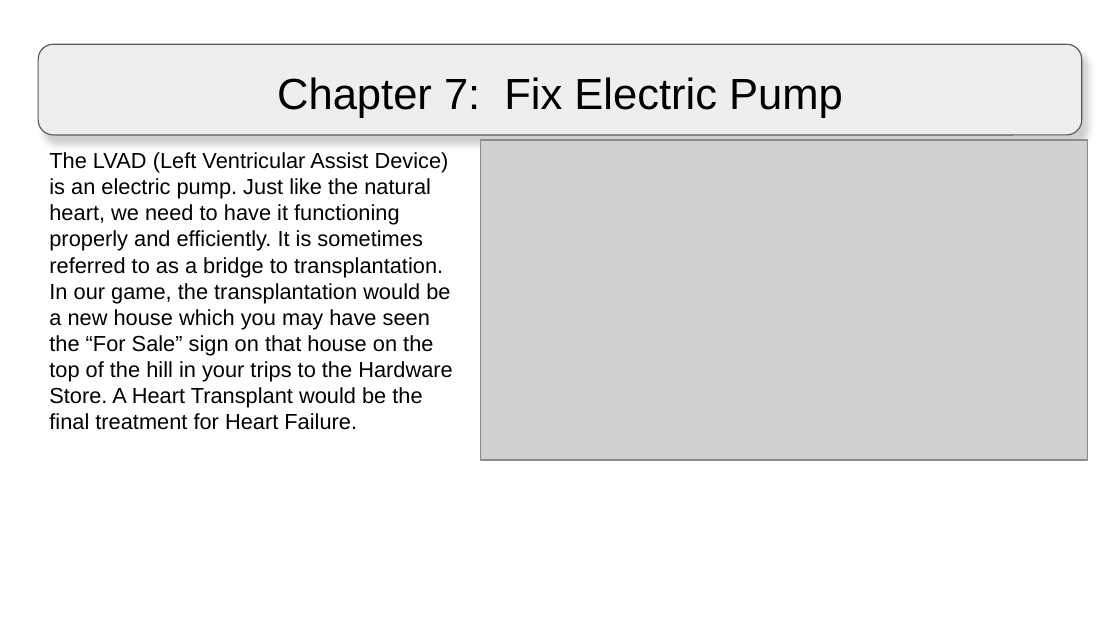
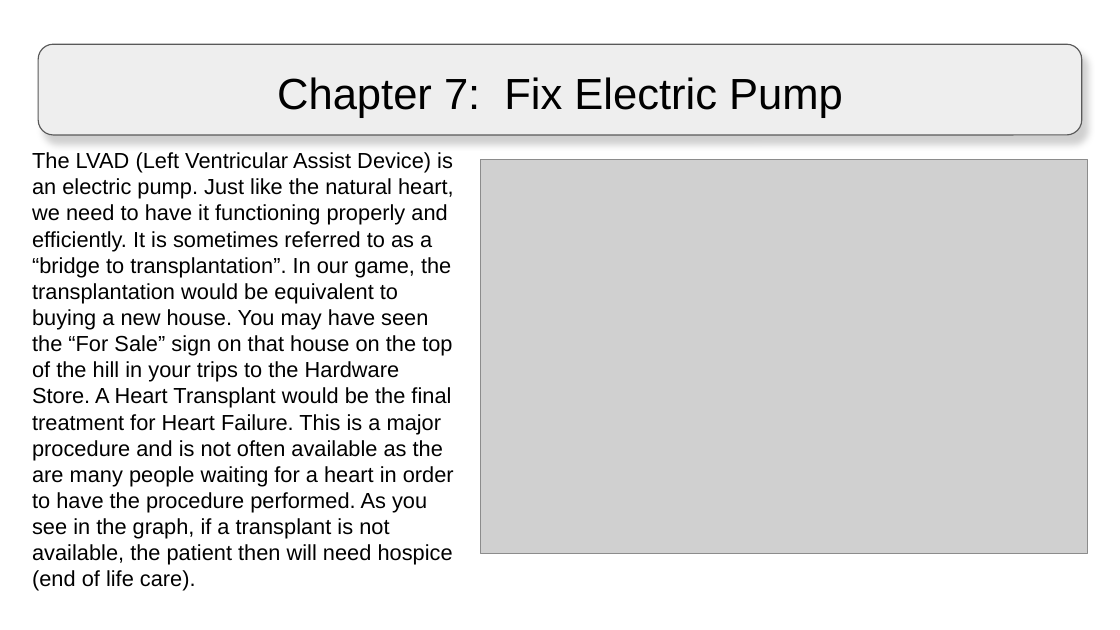
Before and after one commit to lkaicher/HeartBasement, a slide deck: slide 8 of Assets/Game/Gui/Explanation/Sprites/CHF Slides.pptx. Drawn at 1120x630 pixels with LibreOffice and Linux fonts; fonts in the diff are those of the drawing; grey boxes stand for pictures; background and template pictures are left out. Boxes give left, top, right and bottom in pixels: in the first picture for what was removed or moved away, otherwise in the second. Text is boxed around its words. In the diff, an @@ line names an element or a change of style, - is before the commit and + after.

```diff
--- a/Assets/Game/Gui/Explanation/Sprites/CHF Slides.pptx
+++ b/Assets/Game/Gui/Explanation/Sprites/CHF Slides.pptx
@@ text at bbox=[32, 152, 454, 591]: text changed @@
-The LVAD (Left Ventricular Assist Device) is an electric pump. Just like the natural heart, we need to have it functioning properly and efficiently. It is sometimes referred to as a bridge to transplantation. In our game, the transplantation would be a new house which you may have seen the “For Sale” sign on that house on the top of the hill in your trips to the Hardware Store. A Heart Transplant would be the final treatment for Heart Failure.
+The LVAD (Left Ventricular Assist Device) is an electric pump. Just like the natural heart, we need to have it functioning properly and efficiently. It is sometimes referred to as a “bridge to transplantation”. In our game, the transplantation would be equivalent to buying a new house. You may have seen the “For Sale” sign on that house on the top of the hill in your trips to the Hardware Store. A Heart Transplant would be the final treatment for Heart Failure. This is a major procedure and is not often available as the are many people waiting for a heart in order to have the procedure performed. As you see in the graph, if a transplant is not available, the patient then will need hospice (end of life care).
@@ picture: place and size @@
-picture at bbox=[480, 140, 1088, 460]
+picture at bbox=[480, 159, 1088, 553]
```
Also in this commit, not shown: 7 other slides changed, 22 other files.
